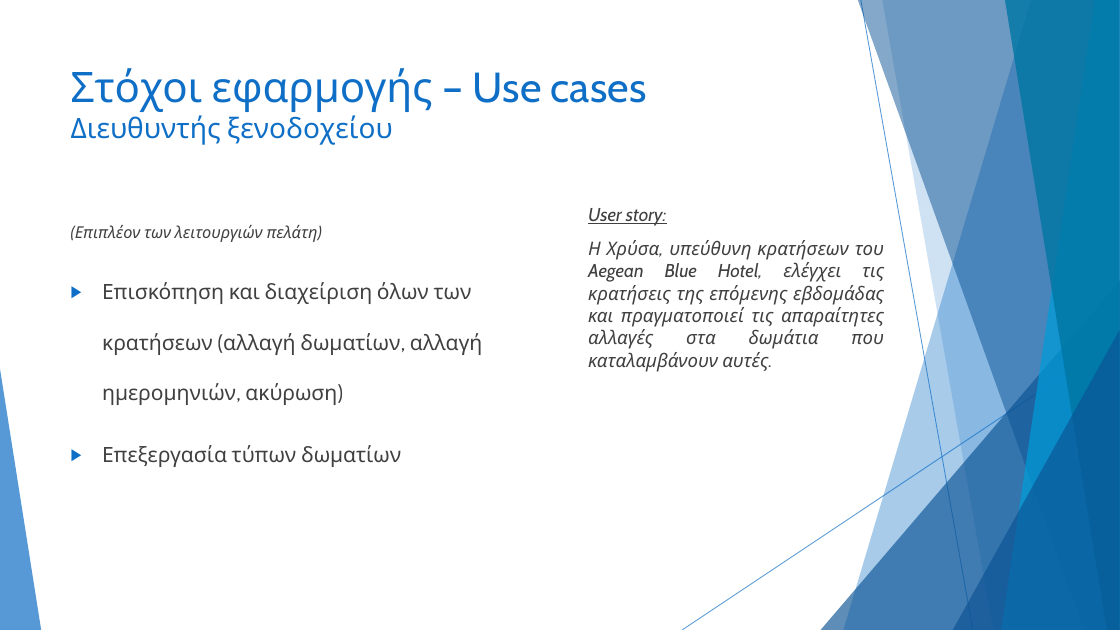
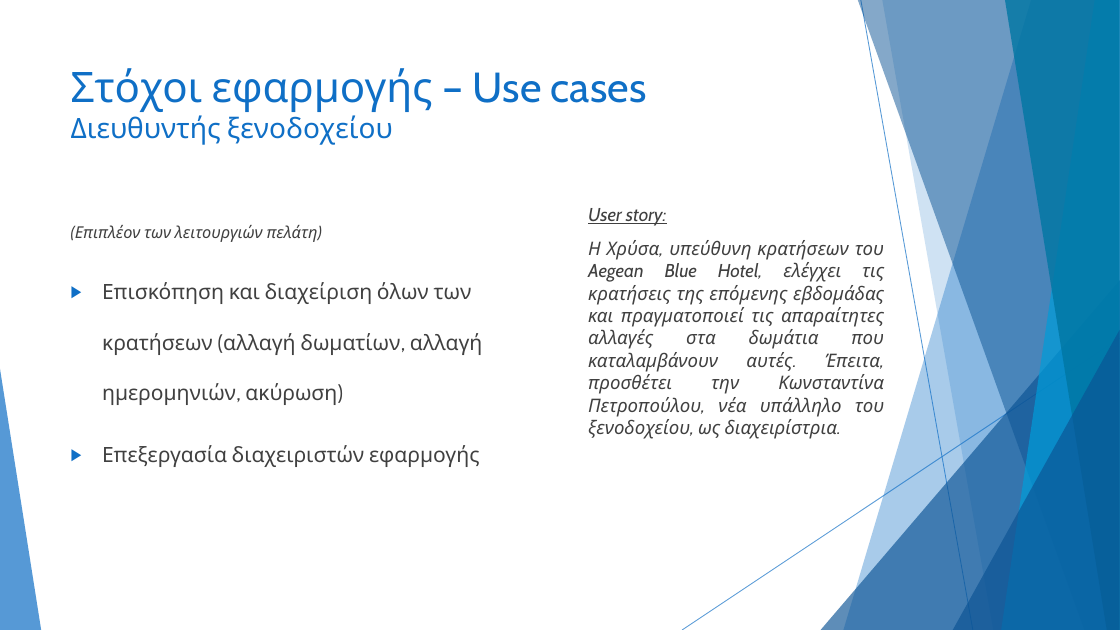
Before and after one commit to GeorgeTsialios/Aegean-Blue-Hotel, a slide deck: slide 3 of Τελική Παρουσίαση.pptx. Drawn at 1120x630 pixels with LibreOffice and Linux fonts; fonts in the diff are those of the drawing. Boxes give left, top, right and bottom in pixels: in the first picture for what was removed or moved away, otherwise in the second. Text is boxed around its words. In the diff, an @@ line names an element or a change of style, - is before the commit and + after.

```diff
--- a/Τελική Παρουσίαση.pptx
+++ b/Τελική Παρουσίαση.pptx
@@ text at (588, 240, 884, 439): text changed @@
-Η Χρύσα, υπεύθυνη κρατήσεων του Aegean Blue Hotel, ελέγχει τις κρατήσεις της επόμενης εβδομάδας και πραγματοποιεί τις απαραίτητες αλλαγές στα δωμάτια που καταλαμβάνουν αυτές.
+Η Χρύσα, υπεύθυνη κρατήσεων του Aegean Blue Hotel, ελέγχει τις κρατήσεις της επόμενης εβδομάδας και πραγματοποιεί τις απαραίτητες αλλαγές στα δωμάτια που καταλαμβάνουν αυτές. Έπειτα, προσθέτει την Κωνσταντίνα Πετροπούλου, νέα υπάλληλο του ξενοδοχείου, ως διαχειρίστρια.
@@ text at (102, 445, 479, 467): text changed @@
-▶ Επεξεργασία τύπων δωματίων
+▶ Επεξεργασία διαχειριστών εφαρμογής
```
Also in this commit, not shown: 1 other slide changed, 1 other file.
